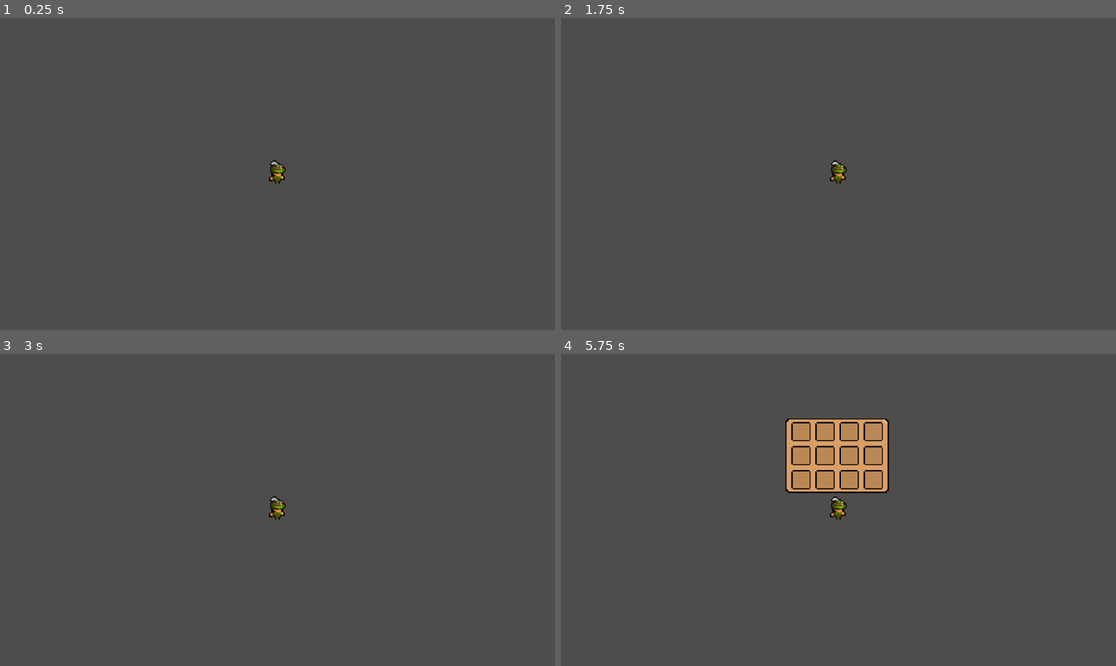
Above: before the commit, frames 1-4 (two rows, left to right).
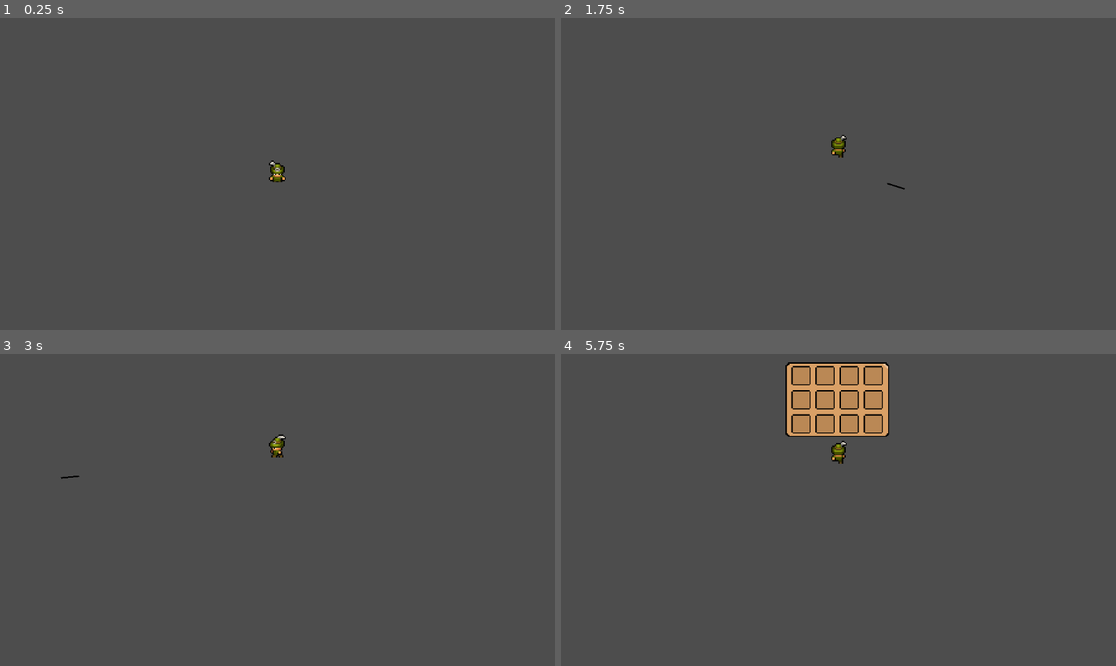
Above: after the commit, the same moments.

Repository: DrunkenBull/2D_SG_01
Game: Godot game, scene res://scene/player.tscn
Two runs of this game, one before a commit and one after it. Both use one fixed random seed, a clock stepped at 60 frames per second and the inputs below. The engine's default icon, where the game draws it, is replaced by a stand-in: a white triangle on a blue panel in a dark square.
Inputs (mouse positions are in pixels of both pictures, inside the frame that each line leads up to):
- Up to frame 1 (0.25 s): no input
- Up to frame 2 (1.75 s): tap Enter at 0.5 s; move the mouse to (810, 236) at 0.52 s; hold W (up) from 0.53 s (still down); tap E (e) at 0.6 s; tap I (i) at 0.8, 1.35 s; move the mouse to (1005, 220) at 1.27 s; click (1005, 220) at 1.55 s
- Up to frame 3 (3 s): move the mouse to (111, 463) at 2.02 s; release W (up) at 2.03 s; hold A (left) from 2.03 s (still down); click (111, 463) at 2.1 s; tap E (e) at 2.3, 2.85 s; move the mouse to (305, 510) at 2.77 s
- Up to frame 4 (5.75 s): tap I (i) at 3.05, 3.6, 5.3 s; move the mouse to (755, 432) at 3.52 s; release A (left) at 3.53 s; hold S (down) 3.53-4.28 s; click (755, 432) at 3.8 s; move the mouse to (960, 494) at 4.27 s; hold D (right) 4.28-5.03 s; click (960, 494) at 4.35 s; tap E (e) at 4.55, 5.1 s; tap Space at 5 s; move the mouse to (727, 525) at 5.02 s; hold W (up) from 5.03 s (still down)

The runs differ from the first frame. In frame 1, 0.1% of the frame differs, in the area x 48-52%, y 45-54%; in frame 2, 0.3%; in frame 3, 0.3%; in frame 4, 7.3%, in the area x 40-60%, y 2-54%.
Error before the commit: Parse Error: Unexpected "Identifier" in class body. (res://scripts/player.gd:52)

Commit message:
01-08

Diff:
--- a/inventory/inv_ui_slot.tscn
+++ b/inventory/inv_ui_slot.tscn
@@ -1,21 +1,7 @@
-[gd_scene load_steps=4 format=3 uid="uid://csyvjwg1ffwmo"]
+[gd_scene load_steps=3 format=3 uid="uid://csyvjwg1ffwmo"]
 
 [ext_resource type="Texture2D" uid="uid://hj7tw3tte0la" path="res://images/inventory-slot.png" id="1_hjvts"]
 [ext_resource type="Script" path="res://inventory/inv_ui_slot.gd" id="1_kvo2e"]
-
-[sub_resource type="GDScript" id="GDScript_ec3o5"]
-script/source = "extends Sprite2D
-
-@onready var item_visual: Sprite2D = $item_display
-
-func update(item: InvItem):
-	if !item:
-		item_visual.visible = false
-	else:
-		item_visual.visible = true
-		item_visual.texture = item.texture
-
-"
 
 [node name="inv_UI_slot" type="Panel"]
 self_modulate = Color(1, 1, 1, 0)
@@ -38,7 +24,6 @@
 layout_mode = 2
 
 [node name="item_display" type="Sprite2D" parent="CenterContainer/Panel"]
-script = SubResource("GDScript_ec3o5")
 
 [node name="Label" type="Label" parent="CenterContainer/Panel"]
 custom_minimum_size = Vector2(20, 24)
--- a/inventory/playerinv.tres
+++ b/inventory/playerinv.tres
@@ -1,6 +1,6 @@
 [gd_resource type="Resource" script_class="Inv" load_steps=15 format=3 uid="uid://48petkmdb0fg"]
 
-[ext_resource type="Script" path="res://inv_slot.gd" id="2_nuq3l"]
+[ext_resource type="Script" path="res://inventory/inv_slot.gd" id="2_nuq3l"]
 [ext_resource type="Script" path="res://inventory/inventory.gd" id="2_rrski"]
 
 [sub_resource type="Resource" id="Resource_b4irx"]
--- a/project.godot
+++ b/project.godot
@@ -47,6 +47,11 @@
 "events": [Object(InputEventKey,"resource_local_to_scene":false,"resource_name":"","device":-1,"window_id":0,"alt_pressed":false,"shift_pressed":false,"ctrl_pressed":false,"meta_pressed":false,"pressed":false,"keycode":0,"physical_keycode":73,"key_label":0,"unicode":105,"echo":false,"script":null)
 ]
 }
+left_mouse={
+"deadzone": 0.5,
+"events": [Object(InputEventMouseButton,"resource_local_to_scene":false,"resource_name":"","device":-1,"window_id":0,"alt_pressed":false,"shift_pressed":false,"ctrl_pressed":false,"meta_pressed":false,"button_mask":0,"position":Vector2(0, 0),"global_position":Vector2(0, 0),"factor":1.0,"button_index":1,"canceled":false,"pressed":false,"double_click":false,"script":null)
+]
+}
 
 [rendering]
 
--- /dev/null
+++ b/scene/arrow.tscn
@@ -0,0 +1,26 @@
+[gd_scene load_steps=4 format=3 uid="uid://c7bqla8m4f0pi"]
+
+[ext_resource type="Script" path="res://scripts/arrow.gd" id="1_16nj1"]
+[ext_resource type="Texture2D" uid="uid://c0jmkvsnaevqm" path="res://icon.svg" id="2_qbmd6"]
+
+[sub_resource type="CapsuleShape2D" id="CapsuleShape2D_42tlt"]
+height = 52.0
+
+[node name="arrow" type="Area2D"]
+scale = Vector2(0.3, 0.3)
+script = ExtResource("1_16nj1")
+
+[node name="Sprite2D" type="Sprite2D" parent="."]
+modulate = Color(0.00392157, 0.00392157, 0.00392157, 1)
+rotation = 1.5708
+scale = Vector2(0.031, 0.397)
+texture = ExtResource("2_qbmd6")
+
+[node name="CollisionShape2D" type="CollisionShape2D" parent="."]
+rotation = 1.5708
+shape = SubResource("CapsuleShape2D_42tlt")
+
+[node name="VisibleOnScreenEnabler2D" type="VisibleOnScreenEnabler2D" parent="."]
+scale = Vector2(0.5, 1)
+
+[connection signal="screen_exited" from="VisibleOnScreenEnabler2D" to="." method="_on_visible_on_screen_enabler_2d_screen_exited"]
--- a/scene/player.tscn
+++ b/scene/player.tscn
@@ -1,169 +1,41 @@
-[gd_scene load_steps=71 format=3 uid="uid://c1pte6y01ynbg"]
+[gd_scene load_steps=39 format=3 uid="uid://c1pte6y01ynbg"]
 
 [ext_resource type="Script" path="res://scripts/player.gd" id="1_2ck5b"]
 [ext_resource type="Resource" uid="uid://48petkmdb0fg" path="res://inventory/playerinv.tres" id="2_k4n1i"]
 [ext_resource type="Texture2D" uid="uid://ok0xu38kxc6o" path="res://images/survivalgame-player-green.png" id="2_svnw4"]
 [ext_resource type="PackedScene" uid="uid://rh48sg2c58o6" path="res://inventory/inv_ui.tscn" id="4_r75md"]
 
-[sub_resource type="AtlasTexture" id="AtlasTexture_qkgc6"]
-atlas = ExtResource("2_svnw4")
-region = Rect2(256, 64, 32, 32)
-
 [sub_resource type="AtlasTexture" id="AtlasTexture_uildv"]
 atlas = ExtResource("2_svnw4")
 region = Rect2(288, 64, 32, 32)
 
-[sub_resource type="AtlasTexture" id="AtlasTexture_nhpau"]
-atlas = ExtResource("2_svnw4")
-region = Rect2(320, 64, 32, 32)
-
-[sub_resource type="AtlasTexture" id="AtlasTexture_ldg3d"]
-atlas = ExtResource("2_svnw4")
-region = Rect2(352, 64, 32, 32)
-
-[sub_resource type="AtlasTexture" id="AtlasTexture_4gee8"]
-atlas = ExtResource("2_svnw4")
-region = Rect2(384, 64, 32, 32)
-
-[sub_resource type="AtlasTexture" id="AtlasTexture_kysq1"]
-atlas = ExtResource("2_svnw4")
-region = Rect2(256, 128, 32, 32)
-
 [sub_resource type="AtlasTexture" id="AtlasTexture_qc1nb"]
 atlas = ExtResource("2_svnw4")
 region = Rect2(288, 128, 32, 32)
 
-[sub_resource type="AtlasTexture" id="AtlasTexture_n70n4"]
-atlas = ExtResource("2_svnw4")
-region = Rect2(320, 128, 32, 32)
-
-[sub_resource type="AtlasTexture" id="AtlasTexture_yp518"]
-atlas = ExtResource("2_svnw4")
-region = Rect2(352, 128, 32, 32)
-
-[sub_resource type="AtlasTexture" id="AtlasTexture_0qlsh"]
-atlas = ExtResource("2_svnw4")
-region = Rect2(384, 128, 32, 32)
-
-[sub_resource type="AtlasTexture" id="AtlasTexture_xlvh6"]
-atlas = ExtResource("2_svnw4")
-region = Rect2(256, 96, 32, 32)
-
 [sub_resource type="AtlasTexture" id="AtlasTexture_1g4ms"]
 atlas = ExtResource("2_svnw4")
 region = Rect2(288, 96, 32, 32)
 
-[sub_resource type="AtlasTexture" id="AtlasTexture_2ou11"]
-atlas = ExtResource("2_svnw4")
-region = Rect2(320, 96, 32, 32)
-
-[sub_resource type="AtlasTexture" id="AtlasTexture_v4njg"]
-atlas = ExtResource("2_svnw4")
-region = Rect2(352, 96, 32, 32)
-
-[sub_resource type="AtlasTexture" id="AtlasTexture_6ivsw"]
-atlas = ExtResource("2_svnw4")
-region = Rect2(384, 96, 32, 32)
-
-[sub_resource type="AtlasTexture" id="AtlasTexture_x7hv5"]
-atlas = ExtResource("2_svnw4")
-region = Rect2(256, 160, 32, 32)
-
 [sub_resource type="AtlasTexture" id="AtlasTexture_2dn4h"]
 atlas = ExtResource("2_svnw4")
 region = Rect2(288, 160, 32, 32)
 
-[sub_resource type="AtlasTexture" id="AtlasTexture_3ymf7"]
-atlas = ExtResource("2_svnw4")
-region = Rect2(320, 160, 32, 32)
-
-[sub_resource type="AtlasTexture" id="AtlasTexture_ovdk5"]
-atlas = ExtResource("2_svnw4")
-region = Rect2(352, 160, 32, 32)
-
-[sub_resource type="AtlasTexture" id="AtlasTexture_gyyli"]
-atlas = ExtResource("2_svnw4")
-region = Rect2(384, 160, 32, 32)
-
-[sub_resource type="AtlasTexture" id="AtlasTexture_6hf3v"]
-atlas = ExtResource("2_svnw4")
-region = Rect2(256, 0, 32, 32)
-
 [sub_resource type="AtlasTexture" id="AtlasTexture_3fi2q"]
 atlas = ExtResource("2_svnw4")
 region = Rect2(288, 0, 32, 32)
 
-[sub_resource type="AtlasTexture" id="AtlasTexture_l8wd7"]
-atlas = ExtResource("2_svnw4")
-region = Rect2(320, 0, 32, 32)
-
-[sub_resource type="AtlasTexture" id="AtlasTexture_xe7aj"]
-atlas = ExtResource("2_svnw4")
-region = Rect2(352, 0, 32, 32)
-
-[sub_resource type="AtlasTexture" id="AtlasTexture_erjku"]
-atlas = ExtResource("2_svnw4")
-region = Rect2(384, 0, 32, 32)
-
-[sub_resource type="AtlasTexture" id="AtlasTexture_cv2aa"]
-atlas = ExtResource("2_svnw4")
-region = Rect2(256, 32, 32, 32)
-
 [sub_resource type="AtlasTexture" id="AtlasTexture_n4xte"]
 atlas = ExtResource("2_svnw4")
 region = Rect2(288, 32, 32, 32)
 
-[sub_resource type="AtlasTexture" id="AtlasTexture_sit0m"]
-atlas = ExtResource("2_svnw4")
-region = Rect2(320, 32, 32, 32)
-
-[sub_resource type="AtlasTexture" id="AtlasTexture_jqayi"]
-atlas = ExtResource("2_svnw4")
-region = Rect2(352, 32, 32, 32)
-
-[sub_resource type="AtlasTexture" id="AtlasTexture_hd73m"]
-atlas = ExtResource("2_svnw4")
-region = Rect2(384, 32, 32, 32)
-
-[sub_resource type="AtlasTexture" id="AtlasTexture_3yk0g"]
-atlas = ExtResource("2_svnw4")
-region = Rect2(256, 192, 32, 32)
-
 [sub_resource type="AtlasTexture" id="AtlasTexture_b5fl7"]
 atlas = ExtResource("2_svnw4")
 region = Rect2(288, 192, 32, 32)
 
-[sub_resource type="AtlasTexture" id="AtlasTexture_e1b8f"]
-atlas = ExtResource("2_svnw4")
-region = Rect2(320, 192, 32, 32)
-
-[sub_resource type="AtlasTexture" id="AtlasTexture_3ijdv"]
-atlas = ExtResource("2_svnw4")
-region = Rect2(352, 192, 32, 32)
-
-[sub_resource type="AtlasTexture" id="AtlasTexture_i1342"]
-atlas = ExtResource("2_svnw4")
-region = Rect2(384, 192, 32, 32)
-
-[sub_resource type="AtlasTexture" id="AtlasTexture_sd8ij"]
-atlas = ExtResource("2_svnw4")
-region = Rect2(256, 224, 32, 32)
-
 [sub_resource type="AtlasTexture" id="AtlasTexture_vtsbl"]
 atlas = ExtResource("2_svnw4")
 region = Rect2(288, 224, 32, 32)
-
-[sub_resource type="AtlasTexture" id="AtlasTexture_phts3"]
-atlas = ExtResource("2_svnw4")
-region = Rect2(320, 224, 32, 32)
-
-[sub_resource type="AtlasTexture" id="AtlasTexture_gcrlf"]
-atlas = ExtResource("2_svnw4")
-region = Rect2(352, 224, 32, 32)
-
-[sub_resource type="AtlasTexture" id="AtlasTexture_qhfpf"]
-atlas = ExtResource("2_svnw4")
-region = Rect2(384, 224, 32, 32)
 
 [sub_resource type="AtlasTexture" id="AtlasTexture_uxssg"]
 atlas = ExtResource("2_svnw4")
@@ -265,19 +137,7 @@
 animations = [{
 "frames": [{
 "duration": 1.0,
-"texture": SubResource("AtlasTexture_qkgc6")
-}, {
-"duration": 1.0,
 "texture": SubResource("AtlasTexture_uildv")
-}, {
-"duration": 1.0,
-"texture": SubResource("AtlasTexture_nhpau")
-}, {
-"duration": 1.0,
-"texture": SubResource("AtlasTexture_ldg3d")
-}, {
-"duration": 1.0,
-"texture": SubResource("AtlasTexture_4gee8")
 }],
 "loop": true,
 "name": &"02_e-attack",
@@ -285,19 +145,7 @@
 }, {
 "frames": [{
 "duration": 1.0,
-"texture": SubResource("AtlasTexture_kysq1")
-}, {
-"duration": 1.0,
 "texture": SubResource("AtlasTexture_qc1nb")
-}, {
-"duration": 1.0,
-"texture": SubResource("AtlasTexture_n70n4")
-}, {
-"duration": 1.0,
-"texture": SubResource("AtlasTexture_yp518")
-}, {
-"duration": 1.0,
-"texture": SubResource("AtlasTexture_0qlsh")
 }],
 "loop": true,
 "name": &"02_n-attack",
@@ -305,19 +153,7 @@
 }, {
 "frames": [{
 "duration": 1.0,
-"texture": SubResource("AtlasTexture_xlvh6")
-}, {
-"duration": 1.0,
 "texture": SubResource("AtlasTexture_1g4ms")
-}, {
-"duration": 1.0,
-"texture": SubResource("AtlasTexture_2ou11")
-}, {
-"duration": 1.0,
-"texture": SubResource("AtlasTexture_v4njg")
-}, {
-"duration": 1.0,
-"texture": SubResource("AtlasTexture_6ivsw")
 }],
 "loop": true,
 "name": &"02_ne-attack",
@@ -325,19 +161,7 @@
 }, {
 "frames": [{
 "duration": 1.0,
-"texture": SubResource("AtlasTexture_x7hv5")
-}, {
-"duration": 1.0,
 "texture": SubResource("AtlasTexture_2dn4h")
-}, {
-"duration": 1.0,
-"texture": SubResource("AtlasTexture_3ymf7")
-}, {
-"duration": 1.0,
-"texture": SubResource("AtlasTexture_ovdk5")
-}, {
-"duration": 1.0,
-"texture": SubResource("AtlasTexture_gyyli")
 }],
 "loop": true,
 "name": &"02_nw-attack",
@@ -345,19 +169,7 @@
 }, {
 "frames": [{
 "duration": 1.0,
-"texture": SubResource("AtlasTexture_6hf3v")
-}, {
-"duration": 1.0,
 "texture": SubResource("AtlasTexture_3fi2q")
-}, {
-"duration": 1.0,
-"texture": SubResource("AtlasTexture_l8wd7")
-}, {
-"duration": 1.0,
-"texture": SubResource("AtlasTexture_xe7aj")
-}, {
-"duration": 1.0,
-"texture": SubResource("AtlasTexture_erjku")
 }],
 "loop": true,
 "name": &"02_s-attack",
@@ -365,19 +177,7 @@
 }, {
 "frames": [{
 "duration": 1.0,
-"texture": SubResource("AtlasTexture_cv2aa")
-}, {
-"duration": 1.0,
 "texture": SubResource("AtlasTexture_n4xte")
-}, {
-"duration": 1.0,
-"texture": SubResource("AtlasTexture_sit0m")
-}, {
-"duration": 1.0,
-"texture": SubResource("AtlasTexture_jqayi")
-}, {
-"duration": 1.0,
-"texture": SubResource("AtlasTexture_hd73m")
 }],
 "loop": true,
 "name": &"02_se-attack",
@@ -385,19 +185,7 @@
 }, {
 "frames": [{
 "duration": 1.0,
-"texture": SubResource("AtlasTexture_3yk0g")
-}, {
-"duration": 1.0,
 "texture": SubResource("AtlasTexture_b5fl7")
-}, {
-"duration": 1.0,
-"texture": SubResource("AtlasTexture_e1b8f")
-}, {
-"duration": 1.0,
-"texture": SubResource("AtlasTexture_3ijdv")
-}, {
-"duration": 1.0,
-"texture": SubResource("AtlasTexture_i1342")
 }],
 "loop": true,
 "name": &"02_w-attack",
@@ -405,19 +193,7 @@
 }, {
 "frames": [{
 "duration": 1.0,
-"texture": SubResource("AtlasTexture_sd8ij")
-}, {
-"duration": 1.0,
 "texture": SubResource("AtlasTexture_vtsbl")
-}, {
-"duration": 1.0,
-"texture": SubResource("AtlasTexture_phts3")
-}, {
-"duration": 1.0,
-"texture": SubResource("AtlasTexture_gcrlf")
-}, {
-"duration": 1.0,
-"texture": SubResource("AtlasTexture_qhfpf")
 }],
 "loop": true,
 "name": &"02_ws-attack",
@@ -555,8 +331,7 @@
 
 [node name="AnimatedSprite2D" type="AnimatedSprite2D" parent="."]
 sprite_frames = SubResource("SpriteFrames_csro2")
-animation = &"ne-walk"
-frame_progress = 0.545144
+animation = &"02_ws-attack"
 
 [node name="CollisionShape2D" type="CollisionShape2D" parent="."]
 position = Vector2(0, 2)
@@ -574,3 +349,5 @@
 offset_top = -76.0
 offset_right = 42.0
 offset_bottom = -14.0
+
+[node name="Marker2D" type="Marker2D" parent="."]
--- /dev/null
+++ b/scripts/arrow.gd
@@ -0,0 +1,12 @@
+extends Area2D
+
+var speed = 300
+
+func _ready():
+	set_as_top_level(true)
+
+func _process(delta):
+	position += (Vector2.RIGHT*speed).rotated(rotation) * delta
+
+func _on_visible_on_screen_enabler_2d_screen_exited():
+	queue_free()
--- a/scripts/player.gd
+++ b/scripts/player.gd
@@ -6,8 +6,16 @@
 
 @export var inv: Inv
 
+var bow_equiped = false
+var bow_cooldown = true
+var arrow = preload("res://scene/arrow.tscn")
+var mouse_loc_from_player = null
 
 func _physics_process(_delta):
+	mouse_loc_from_player = get_global_mouse_position() - self.position
+	print(mouse_loc_from_player)
+
+
 	var direction = Input.get_vector("left", "right", "up", "down")
 
 	if direction.x == 0 and direction.y == 0:
@@ -18,35 +26,57 @@
 	velocity = direction * speed
 	move_and_slide()
 
+	if Input.is_action_just_pressed("e"):
+		if bow_equiped:
+			bow_equiped = false
+		else:
+			bow_equiped = true
+
+
+	var mouse_pos = get_global_mouse_position()
+	$Marker2D.look_at(mouse_pos)
+
+	if Input.is_action_just_pressed("left_mouse") and bow_equiped and bow_cooldown:
+		bow_cooldown = false
+		var arrow_instance = arrow.instantiate()
+		arrow_instance.rotation = $Marker2D.rotation
+		arrow_instance.global_position = $Marker2D.global_position
+		add_child(arrow_instance)
+
+		await get_tree().create_timer(0.4).timeout
+		bow_cooldown = true
+
 	play_anim(direction)
 
 func play_anim(dir):
+	if !$bow_equiped:
+				##print(dir)
+		if player_state == "idle":
+			$AnimatedSprite2D.play("idle")
+		if player_state == "walking":
+			if dir.y == -1:
+				$AnimatedSprite2D.play("n-walk")
+			if dir.x == 1:
+				$AnimatedSprite2D.play("e-walk")
+			if dir.y == 1:
+				$AnimatedSprite2D.play("s-walk")
+			if dir.x == -1:
+				$AnimatedSprite2D.play("w-walk")
 
-	##print(dir)
-	if player_state == "idle":
-		$AnimatedSprite2D.play("idle")
-	if player_state == "walking":
-		if dir.y == -1:
-			$AnimatedSprite2D.play("n-walk")
-		if dir.x == 1:
-			$AnimatedSprite2D.play("e-walk")
-		if dir.y == 1:
-			$AnimatedSprite2D.play("s-walk")
-		if dir.x == -1:
-			$AnimatedSprite2D.play("w-walk")
+			if dir.x > 0.5 and dir.y < -0.5:
+				$AnimatedSprite2D.play("ne-walk")
+			if dir.x > 0.5 and dir.y > 0.5:
+				$AnimatedSprite2D.play("se-walk")
+			if dir.x < -0.5 and dir.y > 0.5:
+				$AnimatedSprite2D.play("sw-walk")
+			if dir.x < -0.5 and dir.y < -0.5:
+				$AnimatedSprite2D.play("nw-walk")
 
-		if dir.x > 0.5 and dir.y < -0.5:
-			$AnimatedSprite2D.play("ne-walk")
-		if dir.x > 0.5 and dir.y > 0.5:
-			$AnimatedSprite2D.play("se-walk")
-		if dir.x < -0.5 and dir.y > 0.5:
-			$AnimatedSprite2D.play("sw-walk")
-		if dir.x < -0.5 and dir.y < -0.5:
-			$AnimatedSprite2D.play("nw-walk")
+	if $bow_equiped:
+		pass
 
 func player():
 	pass
 
 func collect(item):
 	inv.insert(item)
-s
Renamed: inv_slot.gd -> inventory/inv_slot.gd
Not shown, added: scene/wor4CAD.tmp
Not shown, added: scene/wor5CFE.tmp
